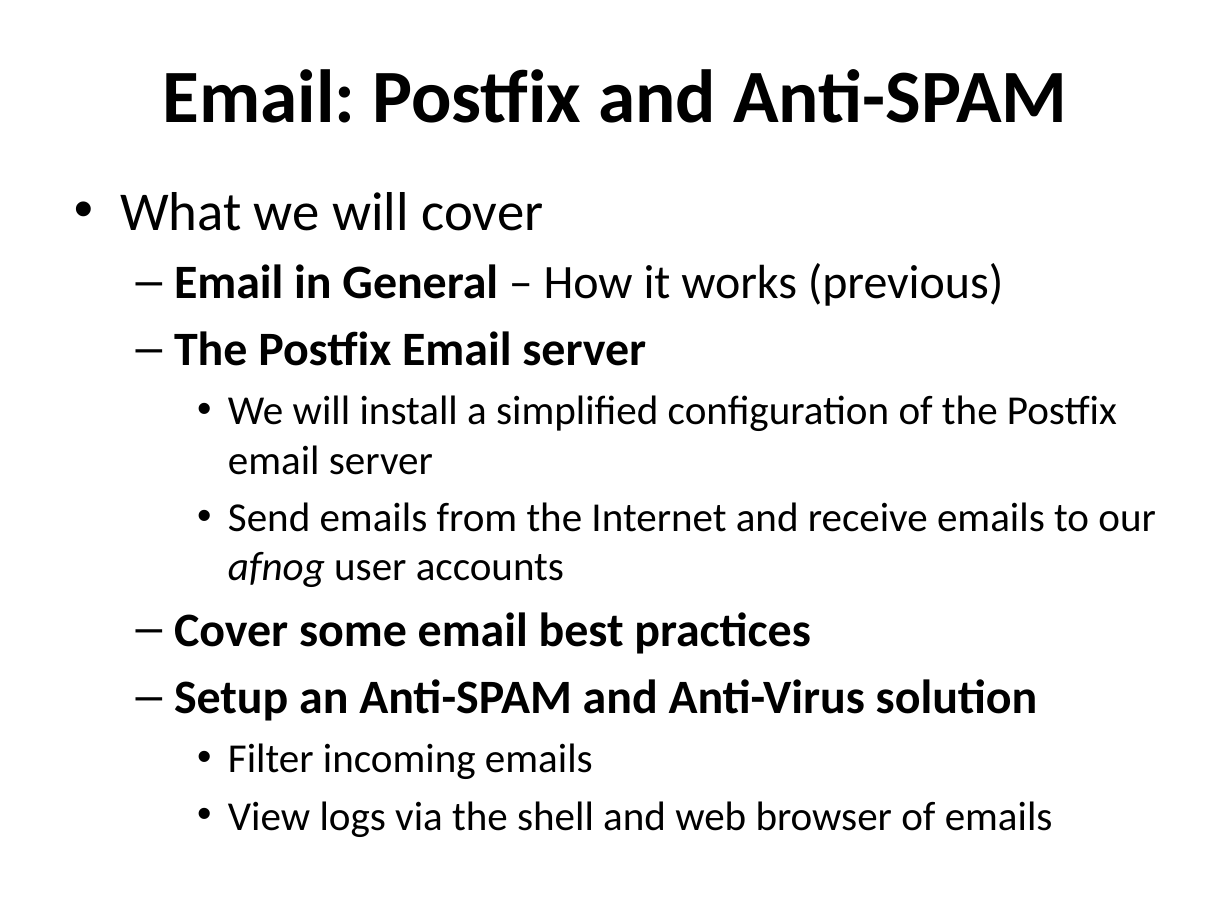
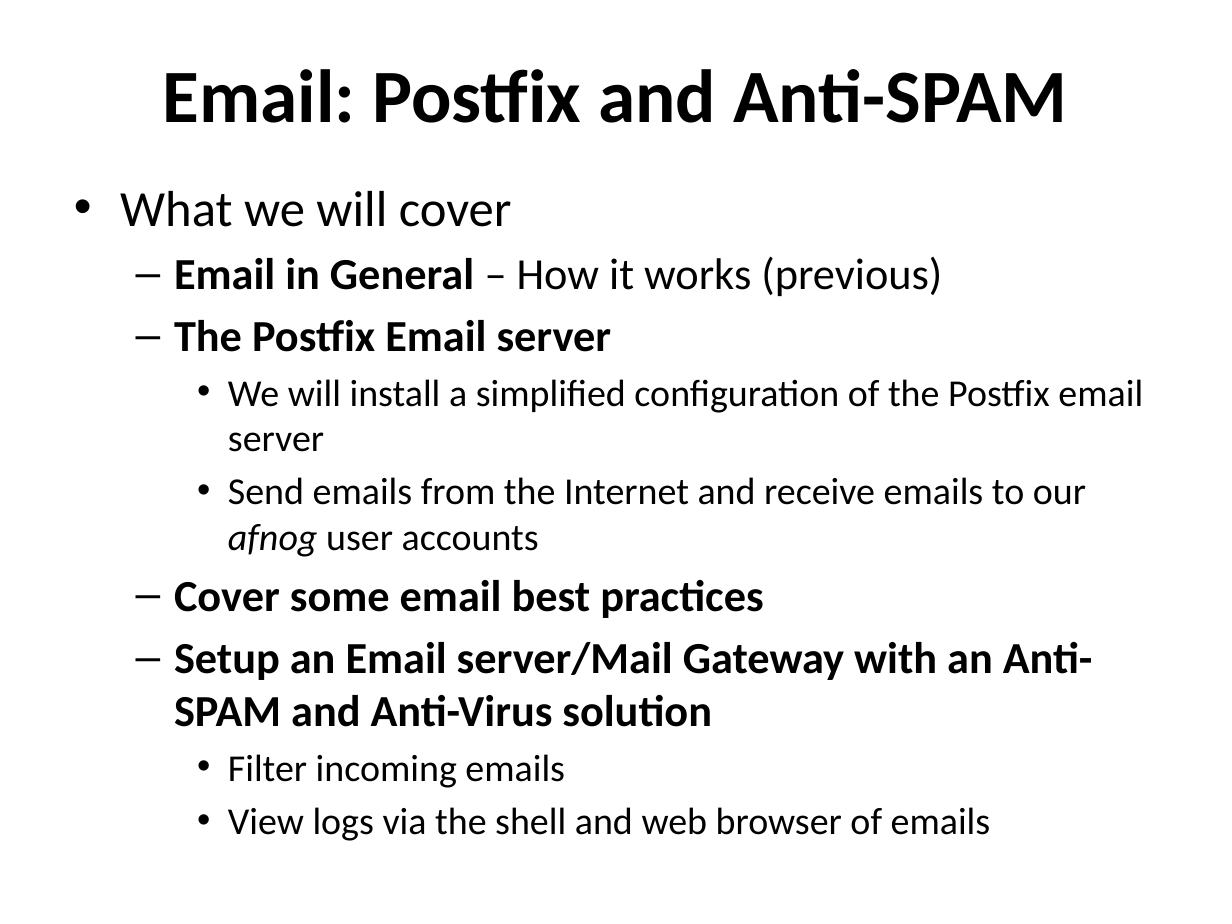
Before and after one commit to afnog/afnog.github.io, a slide deck: slide 1 of sse/postfix/postfix-mailgateway-debian.ppt. Drawn at 1232x924 pixels with LibreOffice and Linux fonts; fonts in the diff are those of the drawing. Boxes give left, top, right and bottom in pixels: in the first picture for what was removed or moved away, otherwise in the second. Text is boxed around its words. In the diff, an @@ line names an element or a change of style, - is before the commit and + after.

```diff
--- a/sse/postfix/postfix-mailgateway-debian.ppt
+++ b/sse/postfix/postfix-mailgateway-debian.ppt
@@ text at (120,191,1143,841): size 32 to 29.6 pt in "What we will cover"; size 28 to 25.9 pt in "Email in General – How it works ...", "The Postfix Email server", "Cover some email best practices"; size 24 to 22.2 pt in "We will install a simplified configuration of ...", "Send emails from the Internet and receive ...", "Filter incoming emails", "View logs via the shell and web ..." @@
@@ text at (174,642,1093,727): text changed; size 28 to 25.9 pt @@
-  – Setup an Anti-SPAM and Anti-Virus solution
+  – Setup an Email server/Mail Gateway with an Anti-SPAM and Anti-Virus solution
```
Also in this commit, not shown: 23 other files.
